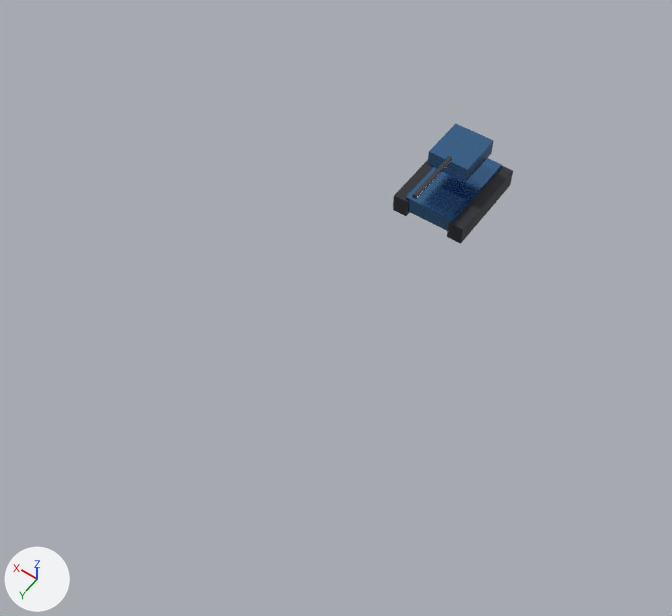
One commit to the FBX model apps/web-client/public/assets/models/fbx/AL_PioneerHarvester.fbx: the scene before it, then after it.
Rendered twice from a 50 mm lens placed at (-13.1, 27.3, 30.1), pointed at (0.7, 8.0, -0.2). Lighting does not change. The marker at lower left points along +X, +Y and +Z. The older version comes first. Objects named as collision shapes, trigger or cutter boxes, shadow casters or lower levels of detail are left out. Where no turn or scale is listed for an object, it has been applied to the vertices.
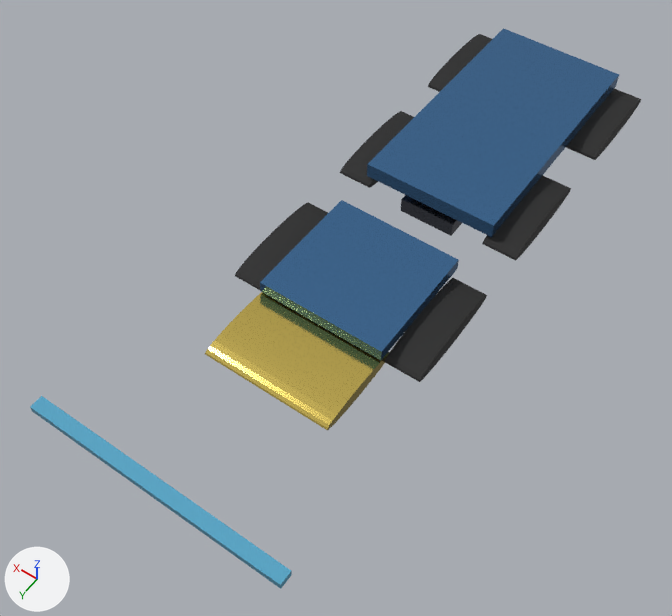
Where the newer file only moved an object's origin or applied its transform, the numbers keep the older frame.

Diff of the bpy script that builds the scene:
```diff
--- a/apps/web-client/public/assets/models/fbx/AL_PioneerHarvester.fbx.py
+++ b/apps/web-client/public/assets/models/fbx/AL_PioneerHarvester.fbx.py
@@ me_cube_003 @@
 me_cube_003.from_pydata(...)  # 8 vertices, 6 faces; spans x -0.5..0.5, y -0.5..0.5, z -0.5..0.5
-me_cube_003.materials.append(mat_mat_alliancearmor)  # blue #5081b3
+me_cube_003.materials.append(mat_mat_glass)  # cyan #59aacb
@@ me_cylinder @@
-me_cylinder.from_pydata(...)  # 64 vertices, 34 faces; spans x -0.12..0.12, y -1.4..1.4, z -0.12..0.12
-me_cylinder.materials.append(mat_mat_darksteel)  # grey #61656f
+me_cylinder.from_pydata(...)  # 64 vertices, 34 faces; spans x -4.42..-2.86, y -11.99..-6.93, z -2.25..-1.48
+# me_cylinder part 1: the whole mesh is multiplied about its middle by the matrix ((0.0, -0.557, 0.0), (0.0, 0.0, 21.083), (-3.208, 0.0, 0.0)), then moved by (-3.64, -9.46, -1.86)
+me_cylinder.materials.append(mat_mat_rubber)  # black #272727
@@ me_cube_001 @@
 me_cube_001.from_pydata(...)  # 8 vertices, 6 faces; spans x -0.5..0.5, y -0.5..0.5, z -0.5..0.5
-me_cube_001.materials.append(mat_mat_treads)  # dark grey #3f3f45
+me_cube_001.materials.append(mat_mat_darksteel)  # grey #61656f
@@ me_cube_002 @@
 me_cube_002.from_pydata(...)  # 8 vertices, 6 faces; spans x -0.5..0.5, y -0.5..0.5, z -0.5..0.5
-me_cube_002.materials.append(mat_mat_treads)  # dark grey #3f3f45
+me_cube_002.materials.append(mat_mat_alliancearmor)  # blue #5081b3
@@ me_cube_004 @@
+me_cube_004 = me_cube_002.copy(); me_cube_004.name = 'Cube.004'  # the mesh of ob_cube_002
@@ ob_cube_003 @@
-ob_cube_003 = bpy.data.objects.new('Cube.003', me_cube_003)
-ob_cube_003.parent = ob_turretyaw
-ob_cube_003.location = (0.0, -0.2, 1.4)
-ob_cube_003.scale = (1.9, 2.2, 0.75)
+ob_cube_003 = bpy.data.objects.new('Cube.003', me_cube_004)
+ob_cube_003.parent = ob_cube
+ob_cube_003.location = (0.0, -0.8, 1.55)
+ob_cube_003.scale = (2.4, 2.6, 1.0)
@@ ob_cube @@
-ob_cube = bpy.data.objects.new('Cube', me_cube)
+ob_cube = bpy.data.objects.new('Cube', me_cube_001)
 ob_cube.parent = ob_vehicleroot
 ob_cube.location = (0.0, 0.0, 0.7)
-ob_cube.scale = (2.4, 4.2, 0.8)
+ob_cube.scale = (2.6, 4.6, 0.7)
@@ ob_cube_001 @@
-ob_cube_001 = bpy.data.objects.new('Cube.001', me_cube_001)
-ob_cube_001.parent = ob_vehicleroot
-ob_cube_001.location = (-1.4, 0.0, 0.5)
-ob_cube_001.scale = (0.7, 4.4, 0.9)
+ob_cube_001 = bpy.data.objects.new('Cube.001', me_cube_002)
+ob_cube_001.parent = ob_cube
+ob_cube_001.location = (0.0, 1.6, 1.45)
+ob_cube_001.scale = (2.2, 1.2, 0.8)
@@ ob_cube_002 @@
-ob_cube_002 = bpy.data.objects.new('Cube.002', me_cube_002)
-ob_cube_002.parent = ob_vehicleroot
-ob_cube_002.location = (1.4, 0.0, 0.5)
-ob_cube_002.scale = (0.7, 4.4, 0.9)
+ob_cube_002 = bpy.data.objects.new('Cube.002', me_cube_003)
+ob_cube_002.parent = ob_cube_001
+ob_cube_002.location = (0.0, 2.15, 1.5)
+ob_cube_002.scale = (1.9, 0.1, 0.55)
@@ ob_cylinder_005 @@
+ob_cylinder_005 = bpy.data.objects.new('Cylinder.005', me_cylinder_005)  # 64 vertices, 34 faces; spans x -0.78..0.78, y -2.53..2.53, z -0.39..0.39; in mat_mat_rubber (black #272727)
+ob_cylinder_005.location = (3.64, 7.36, 1.08)
@@ ob_cylinder_002 @@
+ob_cylinder_002 = bpy.data.objects.new('Cylinder.002', me_cylinder_005.copy())
+ob_cylinder_002.location = (-3.64, 7.36, 1.08)
@@ ob_cylinder_001 @@
+ob_cylinder_001 = bpy.data.objects.new('Cylinder.001', me_cylinder_005.copy())
+ob_cylinder_001.location = (-3.64, 0.0, 1.09)
@@ ob_cylinder_006 @@
+ob_cylinder_006 = bpy.data.objects.new('Cylinder.006', me_cylinder_006)  # 64 vertices, 34 faces; spans x -2.86..2.86, y -2.07..2.07, z -0.32..0.32; in mat_mat_goldtrim (yellow #edd36c)
+ob_cylinder_006.location = (0.0, 11.5, 1.12)
@@ ob_cylinder_003 @@
+ob_cylinder_003 = bpy.data.objects.new('Cylinder.003', me_cylinder_005.copy())
+ob_cylinder_003.location = (3.64, -7.36, 1.09)
@@ ob_cylinder_004 @@
+ob_cylinder_004 = bpy.data.objects.new('Cylinder.004', me_cylinder_005.copy())
+ob_cylinder_004.location = (3.64, 0.0, 1.09)
```

Location of each change, [x1, y1, x2, y2] in pixels of the pictures (672 x 616 px; the box of a moved part takes in the faces that stretch with it):
'Cube.003', recoloured, reshaped, moved, rescaled (272% wider, 250% taller)
    before: [427, 124, 494, 183]
    after: [367, 28, 619, 237]
'Cube.001', recoloured, rescaled, reshaped, moved (199% wider, 104% taller)
    before: [447, 166, 513, 244]
    after: [260, 200, 459, 360]
'Cylinder.006', added (yellow)
    after: [205, 292, 390, 430]
'Cube.002', recoloured, reshaped, moved, rescaled
    before: [393, 160, 433, 216]
    after: [30, 396, 292, 589]
'Cylinder.002', added (black)
    after: [384, 278, 487, 382]
'Cube', recoloured, reshaped, rescaled
    before: [406, 158, 502, 231]
    after: [401, 195, 462, 236]
'Cylinder.001', added (black)
    after: [482, 175, 571, 260]
'Cylinder', recoloured, reshaped (81% wider, 66% taller)
    before: [412, 156, 453, 199]
    after: [566, 88, 641, 160]
'Cylinder.005', added (black)
    after: [235, 202, 328, 291]
'Cylinder.004', added (black)
    after: [340, 111, 414, 188]
'Cylinder.003', added (black)
    after: [428, 34, 492, 92]
part 2 of me_cube, moved or reshaped (not visible afterwards)
    before: [406, 158, 502, 231]
